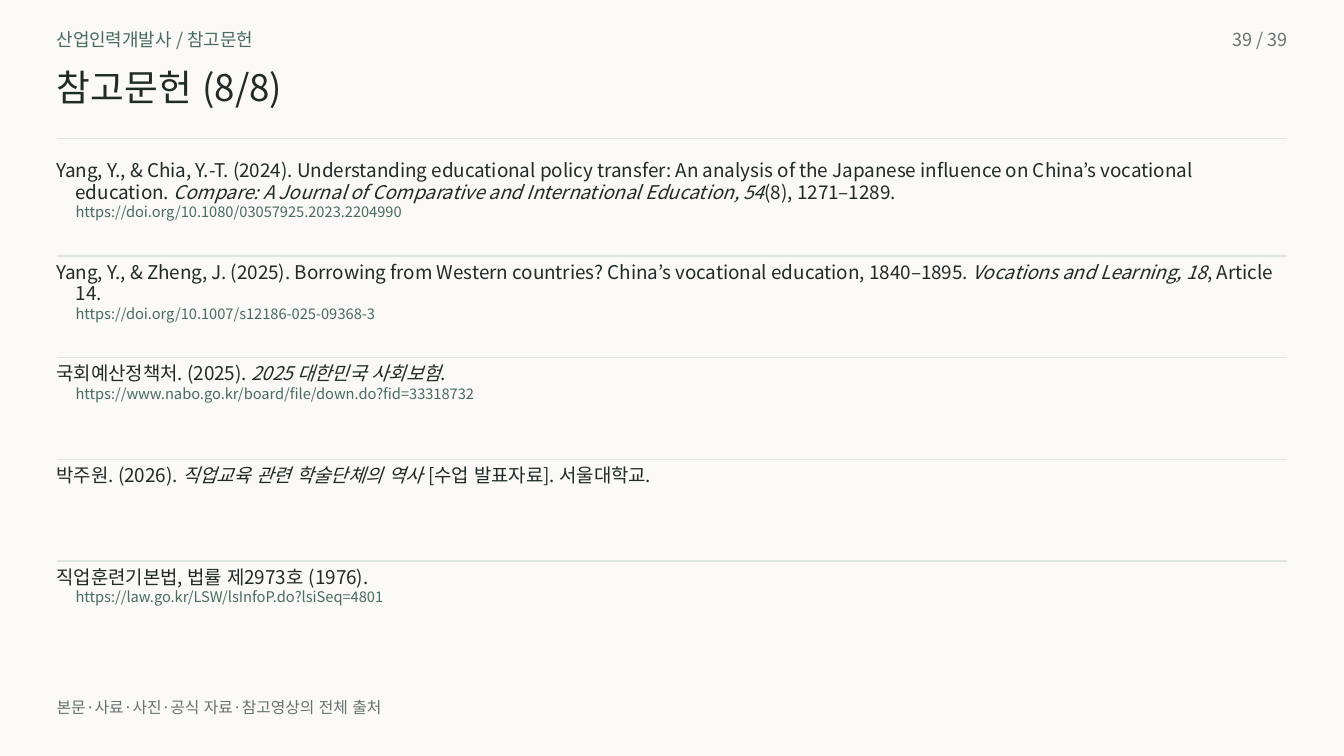
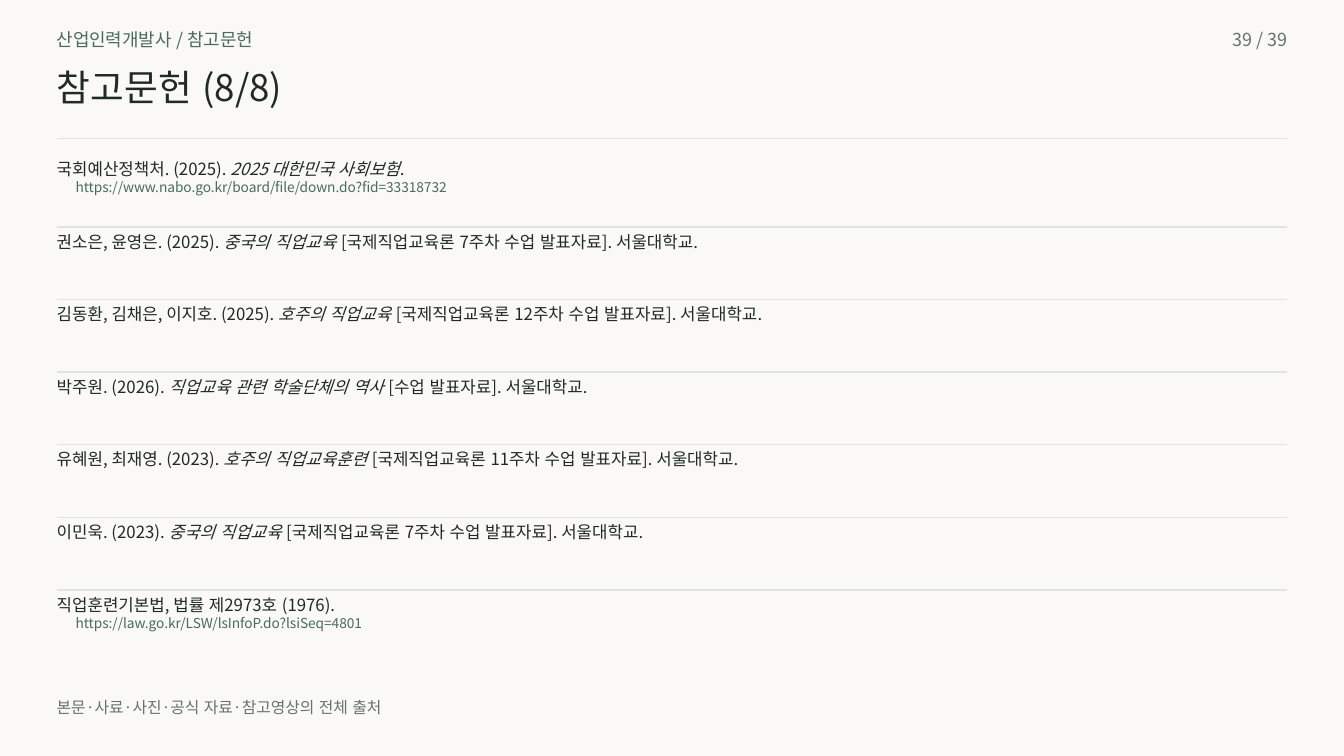
Before and after one commit to 01Chungee10/vet-history-rehearsal, a slide deck: slide 39 of au-cn-2026/presentation.pptx. Drawn at 1344x756 pixels with LibreOffice and Linux fonts; fonts in the diff are those of the drawing. Boxes give left, top, right and bottom in pixels: in the first picture for what was removed or moved away, otherwise in the second. Text is boxed around its words. In the diff, an @@ line names an element or a change of style, - is before the commit and + after.

```diff
--- a/au-cn-2026/presentation.pptx
+++ b/au-cn-2026/presentation.pptx
@@ text "국회예산정책처. (2025). 2025 대한민국 사회보험." at [57, 161, 400, 178]: size 13.5 to 12 pt @@
@@ text "국회예산정책처. (2025). 2025 대한민국 사회보험.": place and size @@
-text "국회예산정책처. (2025). 2025 대한민국 사회보험." at [57, 364, 441, 384]
+text "국회예산정책처. (2025). 2025 대한민국 사회보험." at [57, 161, 400, 178]
@@ text removed at [57, 161, 1193, 182] @@
-Yang, Y., & Chia, Y.-T. (2024). Understanding educational policy transfer: An analysis of the Japanese influence on China’s vocational
@@ text "https://www.nabo.go.kr/board/file/down.do?fid=33318732" at [76, 181, 447, 196]: size 10.5 to 9.8 pt @@
@@ text "https://www.nabo.go.kr/board/file/down.do?fid=33318732": place and size @@
-text "https://www.nabo.go.kr/board/file/down.do?fid=33318732" at [76, 387, 474, 403]
+text "https://www.nabo.go.kr/board/file/down.do?fid=33318732" at [76, 181, 447, 196]
@@ text removed at [76, 178, 896, 204] @@
-education. Compare: A Journal of Comparative and International Education, 54(8), 1271–1289.
@@ text removed at [76, 202, 402, 221] @@
-https://doi.org/10.1080/03057925.2023.2204990
@@ line moved from (56, 256) - (1288, 256) to (56, 227) - (1288, 227) @@
@@ text added at [57, 234, 698, 251], 12 pt, text #202B27 @@
+권소은, 윤영은. (2025). 중국의 직업교육 [국제직업교육론 7주차 수업 발표자료]. 서울대학교.
@@ text removed at [57, 263, 1273, 284] @@
-Yang, Y., & Zheng, J. (2025). Borrowing from Western countries? China’s vocational education, 1840–1895. Vocations and Learning, 18, Article
@@ line added from (56, 299) to (1288, 299), #DDE5DD 1 pt @@
@@ text at [57, 306, 762, 323]: text changed; size 13.5 to 12 pt @@
-14.
+김동환, 김채은, 이지호. (2025). 호주의 직업교육 [국제직업교육론 12주차 수업 발표자료]. 서울대학교.
@@ text removed at [76, 307, 376, 323] @@
-https://doi.org/10.1007/s12186-025-09368-3
@@ line moved from (56, 358) - (1288, 358) to (56, 372) - (1288, 372) @@
@@ text added at [57, 379, 588, 396], 12 pt, text #202B27 @@
+박주원. (2026). 직업교육 관련 학술단체의 역사 [수업 발표자료]. 서울대학교.
@@ line added from (56, 445) to (1288, 445), #DDE5DD 1 pt @@
@@ text added at [57, 451, 738, 468], 12 pt, text #202B27 @@
+유혜원, 최재영. (2023). 호주의 직업교육훈련 [국제직업교육론 11주차 수업 발표자료]. 서울대학교.
@@ line moved from (56, 460) - (1288, 460) to (56, 517) - (1288, 517) @@
@@ text at [57, 524, 643, 541]: text changed; size 13.5 to 12 pt @@
-박주원. (2026). 직업교육 관련 학술단체의 역사 [수업 발표자료]. 서울대학교.
+이민욱. (2023). 중국의 직업교육 [국제직업교육론 7주차 수업 발표자료]. 서울대학교.
@@ text "직업훈련기본법, 법률 제2973호 (1976).": place and size @@
-text "직업훈련기본법, 법률 제2973호 (1976)." at [57, 568, 369, 588]
+text "직업훈련기본법, 법률 제2973호 (1976)." at [57, 597, 335, 614]
@@ line moved from (56, 561) - (1288, 561) to (56, 590) - (1288, 590) @@
@@ text "직업훈련기본법, 법률 제2973호 (1976)." at [57, 597, 335, 614]: size 13.5 to 12 pt @@
@@ text "https://law.go.kr/LSW/lsInfoP.do?lsiSeq=4801": place and size @@
-text "https://law.go.kr/LSW/lsInfoP.do?lsiSeq=4801" at [76, 587, 384, 606]
+text "https://law.go.kr/LSW/lsInfoP.do?lsiSeq=4801" at [76, 617, 362, 632]
@@ text "https://law.go.kr/LSW/lsInfoP.do?lsiSeq=4801" at [76, 617, 362, 632]: size 10.5 to 9.8 pt @@
```
Also in this commit, not shown: 20 other slides changed, 28 other files.
